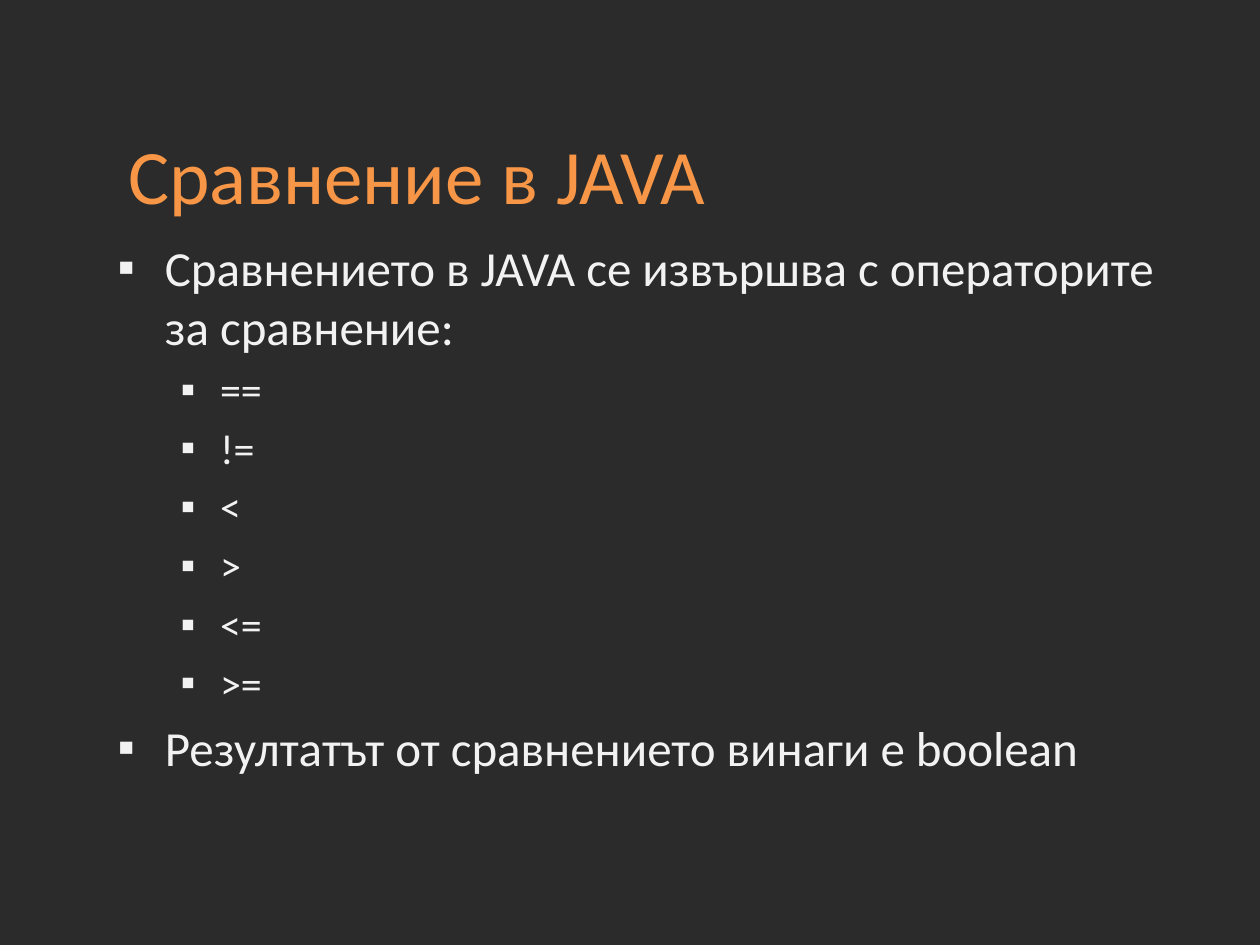
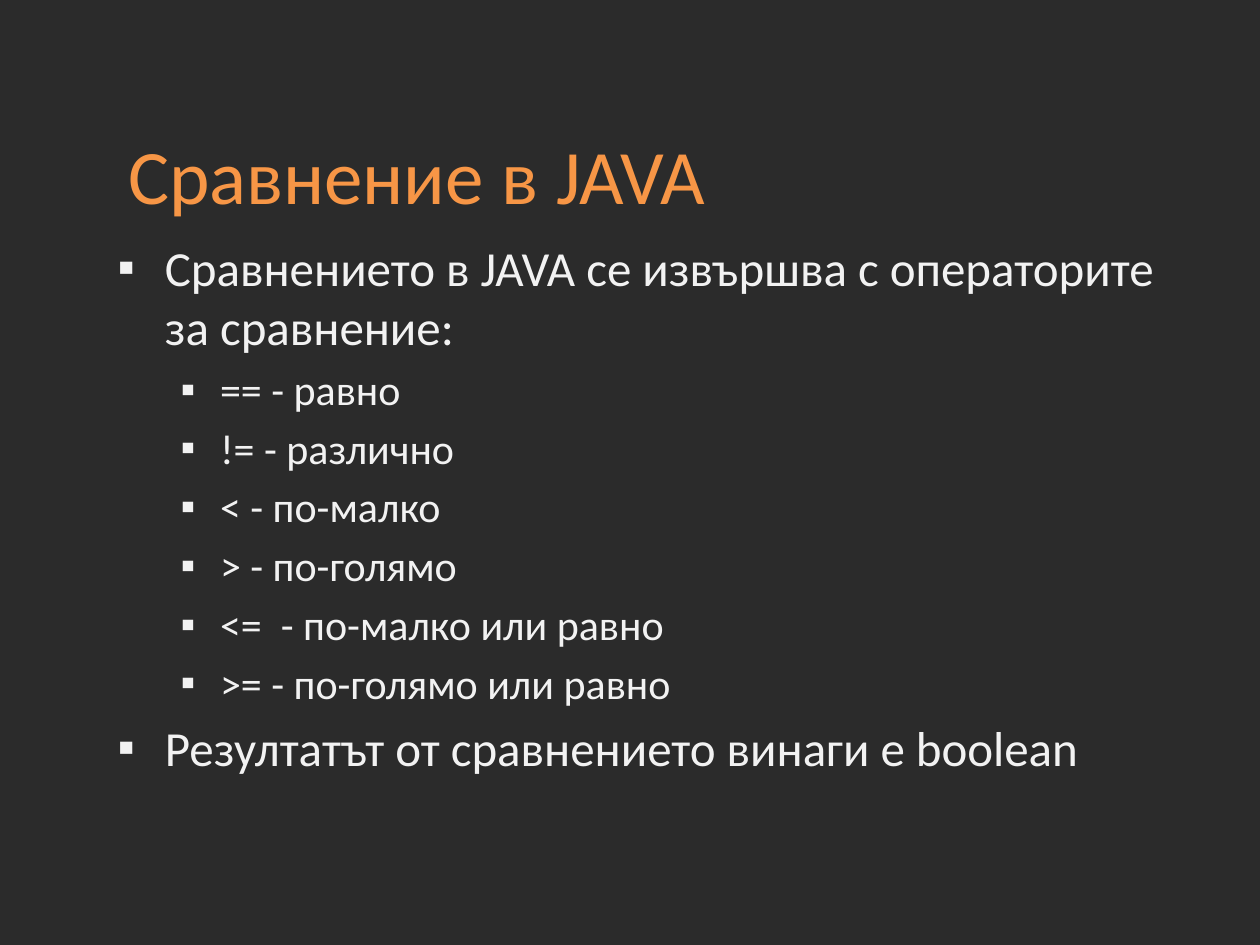
Before and after one commit to Academy-Soft-Intellect/Java-Course, a slide deck: slide 21 of 02-JAVA-Basics.pptx. Drawn at 1260x945 pixels with LibreOffice and Linux fonts; fonts in the diff are those of the drawing; background and template pictures are left out; a plain dark background stands for a picture behind light text. Boxes give left, top, right and bottom in pixels: in the first picture for what was removed or moved away, otherwise in the second. Text is boxed around its words. In the diff, an @@ line names an element or a change of style, - is before the commit and + after.

```diff
--- a/02-JAVA-Basics.pptx
+++ b/02-JAVA-Basics.pptx
@@ text at (x1=273, y1=384, x2=671, y2=706): text changed @@
-  ▪ ==
-  ▪ !=
-  ▪ <
-  ▪ >
-  ▪ <=
-  ▪ >=
+  ▪ == - равно
+  ▪ != - различно
+  ▪ < - по-малко
+  ▪ > - по-голямо
+  ▪ <= - по-малко или равно
+  ▪ >= - по-голямо или равно
```
Also in this commit, not shown: 2 other slides changed, 19 other files.
